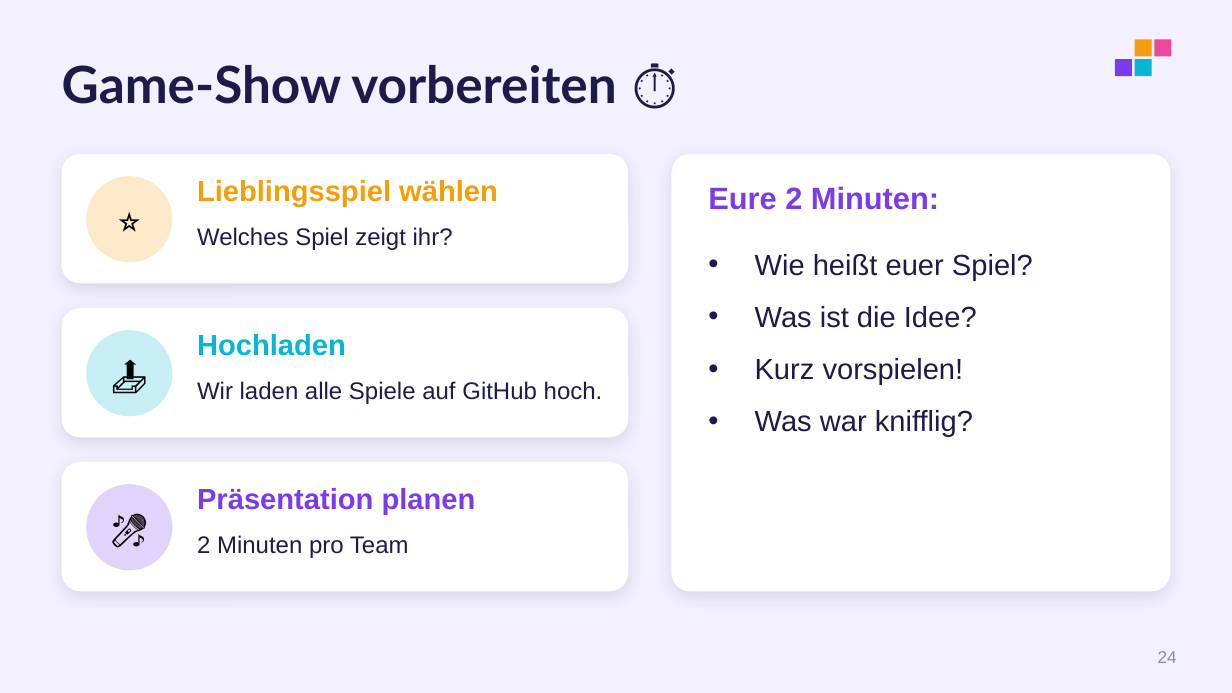
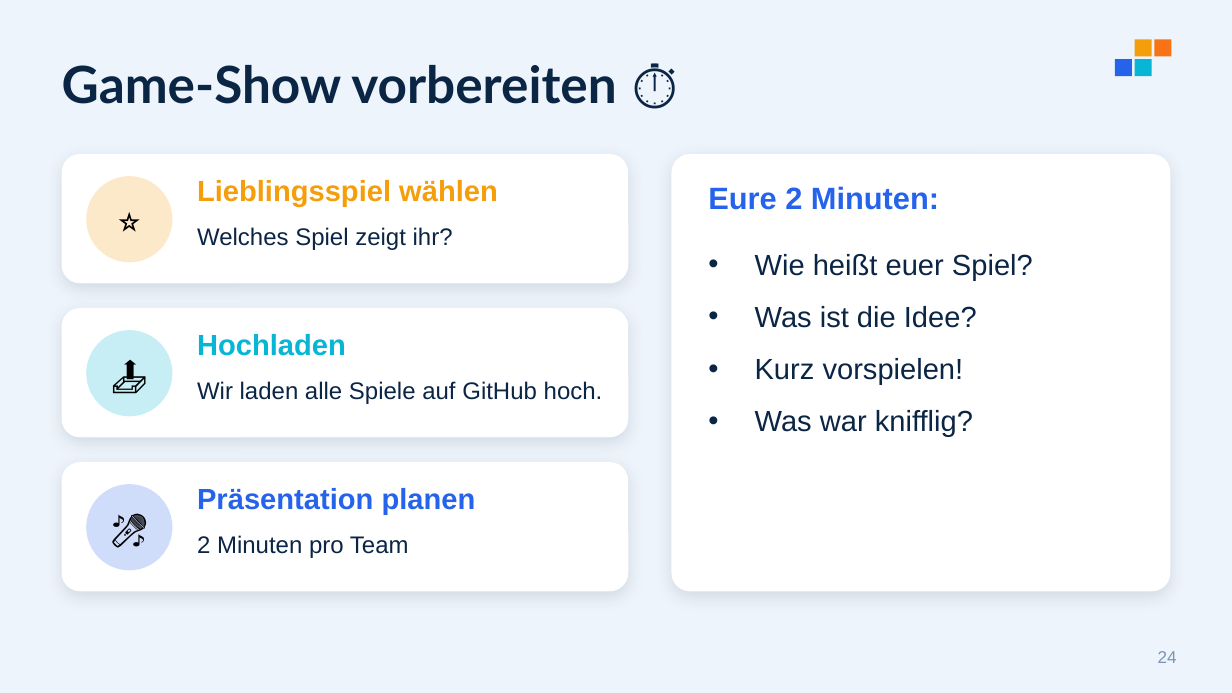
Before and after one commit to Robsbaer/monte26, a slide deck: slide 24 of Dokumente/Folien.pptx. Drawn at 1232x693 pixels with LibreOffice and Linux fonts; fonts in the diff are those of the drawing. Boxes give left, top, right and bottom in pixels: in the first picture for what was removed or moved away, otherwise in the second. Text is boxed around its words. In the diff, an @@ line names an element or a change of style, - is before the commit and + after.

```diff
--- a/Dokumente/Folien.pptx
+++ b/Dokumente/Folien.pptx
@@ background #F3F1FF to #EEF4FB @@
@@ rectangle at (1115, 59, 1132, 76): fill #7C3AED to #2563EB @@
@@ rectangle at (1154, 39, 1172, 57): fill #EC4899 to #F97316 @@
@@ shadow changed in 4 elements at (62, 154, 628, 283), (62, 308, 628, 437), (62, 462, 628, 591), (671, 154, 1170, 591) @@
@@ text "Eure 2 Minuten:" at (708, 186, 939, 210): text colour #7C3AED to #2563EB @@
@@ text colour #1E1B4B to #0B2545 in 5 elements at (62, 65, 616, 104), (197, 227, 453, 250), (197, 381, 603, 404), (197, 535, 409, 558), (755, 254, 1033, 436) @@
@@ ellipse at (86, 484, 172, 570): fill #7C3AED at 22% opacity to #2563EB at 22% opacity @@
@@ text "Präsentation planen" at (197, 488, 476, 514): text colour #7C3AED to #2563EB @@
@@ page number at (1158, 651, 1177, 663): text colour #8B87B8 to #7B93B5 @@
```
Also in this commit, not shown: 31 other slides changed, 7 other files.
